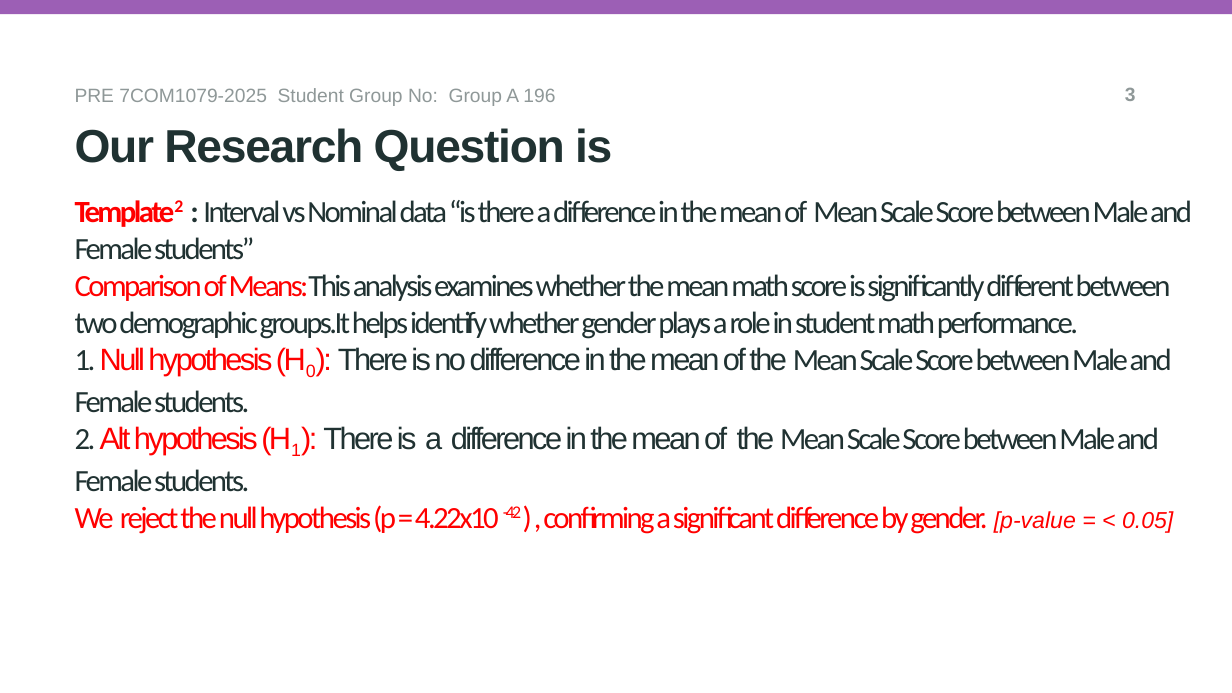
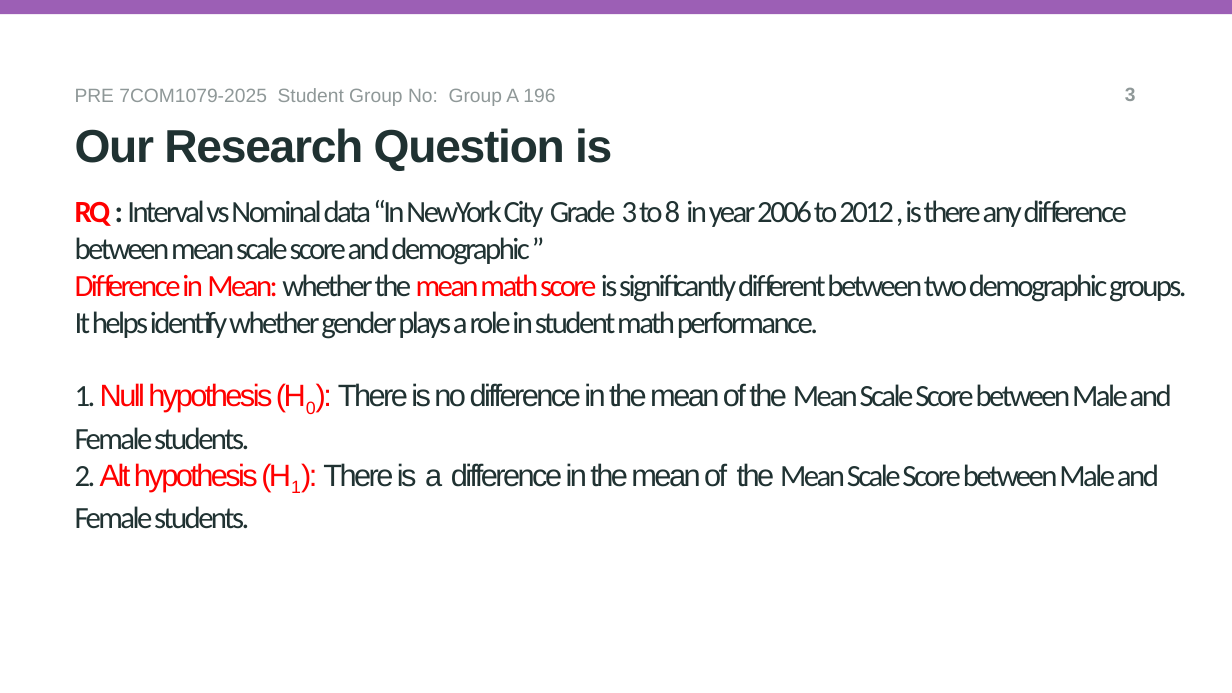
Before and after one commit to sg25acd/7COM1079-Group-A-196, a slide deck: slide 4 of research_question.ppt.pptx. Drawn at 1232x693 pixels with LibreOffice and Linux fonts; fonts in the diff are those of the drawing; background and template pictures are left out. Boxes give left, top, right and bottom in pixels: in the first picture for what was removed or moved away, otherwise in the second. Text is boxed around its words. In the diff, an @@ line names an element or a change of style, - is before the commit and + after.

```diff
--- a/research_question.ppt.pptx
+++ b/research_question.ppt.pptx
@@ title at box(75, 200, 1187, 529): text changed @@
-Template2 : Interval vs Nominal data “is there a difference in the mean of Mean Scale Score between Male and Female students”
-Comparison of Means:This analysis examines whether the mean math score is significantly different between two demographic groups.It helps identify whether gender plays a role in student math performance.
-1. Null hypothesis (H0): There is no difference in the mean of the Mean Scale Score between Male and Female students.
-2. Alt hypothesis (H1): There is a difference in the mean of the Mean Scale Score between Male and Female students.
-We reject the null hypothesis (p = 4.22x10 -42 ) , confirming a significant difference by gender. [p-value = < 0.05]
+RQ : Interval vs Nominal data “In NewYork City Grade 3 to 8 in year 2006 to 2012 , is there any difference between mean scale score and demographic ”
+Difference in Mean: whether the mean math score is significantly different between two demographic groups. It helps identify whether gender plays a role in student math performance.
+1. Null hypothesis (H0): There is no difference in the mean of the Mean Scale Score between Male and Female students.
+2. Alt hypothesis (H1): There is a difference in the mean of the Mean Scale Score between Male and Female students.
```
Also in this commit, not shown: 1 other slide changed, 1 other file.
